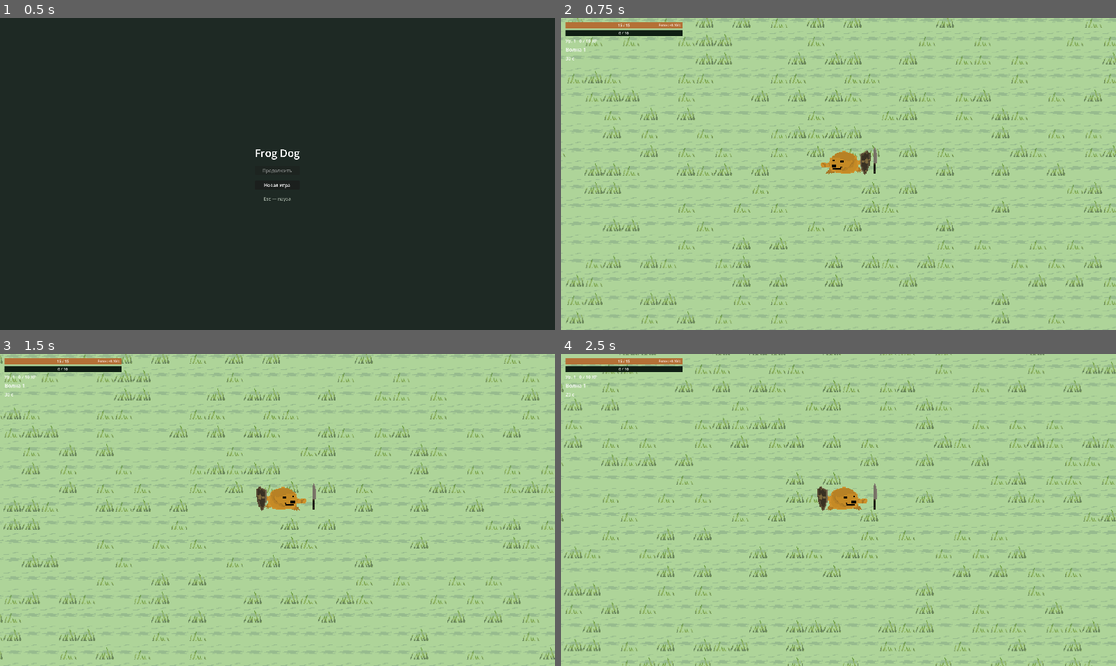
Above: before the commit, frames 1-4 (two rows, left to right).
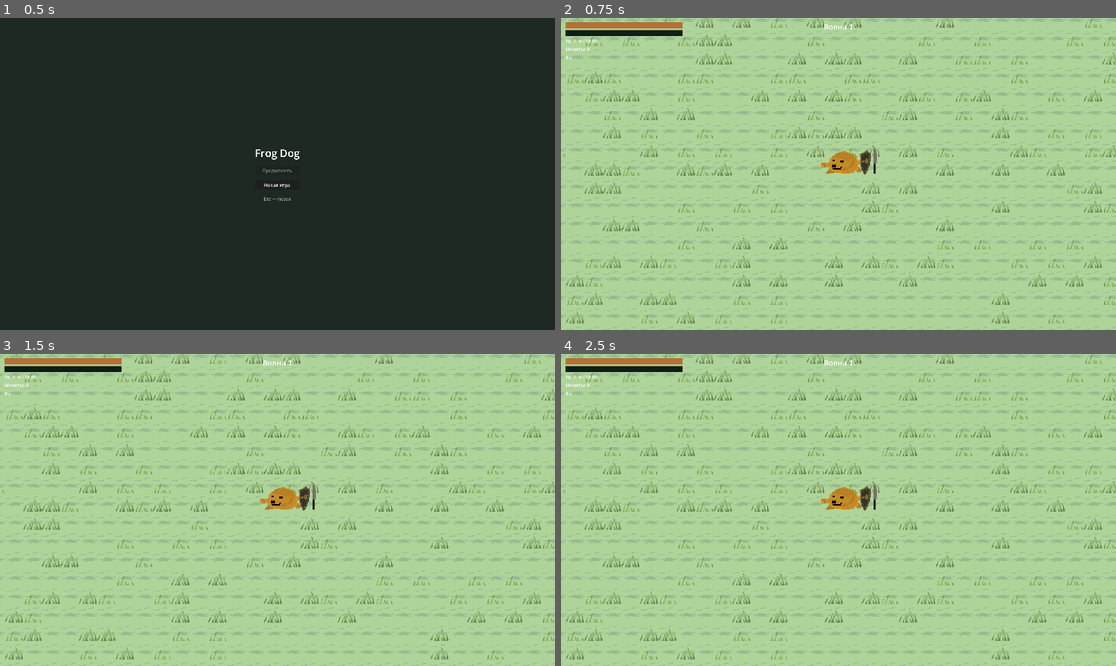
Above: after the commit, the same moments.

Repository: abobavchanel-droid/froge-doge
Game: Godot game, scene res://tscn/main.tscn
Two runs of this game, one before a commit and one after it. Both use one fixed random seed, a clock stepped at 60 frames per second and the inputs below.
Inputs:
- Up to frame 1 (0.5 s): no input
- Up to frame 2 (0.75 s): click "Новая игра" at 0.5 s
- Up to frame 3 (1.5 s): tap Enter at 1.25 s; hold D (move_right) from 1.28 s (still down)
- Up to frame 4 (2.5 s): release D (move_right) at 2.03 s; hold S (move_down) from 2.03 s (still down)

Frame 1 is identical in both runs. In frame 2, 0.1% of the frame differs, in the area x 0-53%, y 1-14%; in frame 3, 11%; in frame 4, 26%, in the area x 0-100%, y 0-100%.
Error after the commit: Invalid access to property or key 'item_bought' on a base object of type 'CanvasLayer'. (res://tscn/game_flow.gd:49)

Commit message:
feat: добавил магазин и монеты

Diff:
--- a/tscn/game.tscn
+++ b/tscn/game.tscn
@@ -6,6 +6,7 @@
 [ext_resource type="Script" uid="uid://pw1mjk2igtjy" path="res://tscn/game_flow.gd" id="5_flow"]
 [ext_resource type="Script" uid="uid://crpgryp3yjp6t" path="res://tscn/hud.gd" id="6_hud"]
 [ext_resource type="Script" uid="uid://di65guhyoyhwh" path="res://tscn/upgrade_ui.gd" id="7_upg"]
+[ext_resource type="Script" path="res://tscn/shop_ui.gd" id="8_shop"]
 [ext_resource type="Texture2D" uid="uid://b2s1hxjepm81d" path="res://assets/grass-sprite-list.png" id="8_1dydg"]
 [ext_resource type="Script" uid="uid://bqwgrwfqp3u2r" path="res://tscn/game_over_layer.gd" id="8_gov"]
 [ext_resource type="Texture2D" uid="uid://bfoad2hwvqnfy" path="res://assets/backgroud-sprite-list.png" id="10_obm4e"]
@@ -116,17 +117,30 @@
 theme_override_font_sizes/font_size = 15
 text = "Ур. 1   0 / 10 XP"
 
-[node name="WaveLabel" type="Label" parent="HUD/HUDRoot/VBox" unique_id=803017664]
-unique_name_in_owner = true
-layout_mode = 2
-theme_override_font_sizes/font_size = 18
-text = "Волна 1"
+[node name="CoinsLabel" type="Label" parent="HUD/HUDRoot/VBox" unique_id=915073664]
+unique_name_in_owner = true
+layout_mode = 2
+theme_override_font_sizes/font_size = 16
+text = "Монеты: 0"
 
 [node name="TimerLabel" type="Label" parent="HUD/HUDRoot/VBox" unique_id=558493202]
 unique_name_in_owner = true
 layout_mode = 2
 theme_override_font_sizes/font_size = 16
 text = "0 с"
+
+[node name="WaveTopLabel" type="Label" parent="HUD" unique_id=211460617]
+unique_name_in_owner = true
+anchors_preset = 10
+anchor_left = 0.5
+anchor_right = 0.5
+offset_left = -120.0
+offset_top = 12.0
+offset_right = 120.0
+offset_bottom = 44.0
+theme_override_font_sizes/font_size = 26
+text = "Волна 1"
+horizontal_alignment = 1
 
 [node name="UpgradeUI" type="CanvasLayer" parent="." unique_id=1140940501]
 layer = 70
@@ -183,6 +197,87 @@
 layout_mode = 2
 text = "…"
 
+[node name="ShopUI" type="CanvasLayer" parent="." unique_id=164939299]
+layer = 80
+visible = false
+script = ExtResource("8_shop")
+
+[node name="ShopDim" type="ColorRect" parent="ShopUI" unique_id=1401775649]
+anchors_preset = 15
+anchor_right = 1.0
+anchor_bottom = 1.0
+grow_horizontal = 2
+grow_vertical = 2
+color = Color(0.05, 0.07, 0.09, 0.84)
+
+[node name="ShopCenter" type="CenterContainer" parent="ShopUI" unique_id=123874123]
+anchors_preset = 15
+anchor_right = 1.0
+anchor_bottom = 1.0
+grow_horizontal = 2
+grow_vertical = 2
+
+[node name="ShopPanel" type="PanelContainer" parent="ShopUI/ShopCenter" unique_id=41599033]
+layout_mode = 2
+
+[node name="ShopVBox" type="VBoxContainer" parent="ShopUI/ShopCenter/ShopPanel" unique_id=110457212]
+layout_mode = 2
+theme_override_constants/separation = 10
+
+[node name="ShopTitle" type="Label" parent="ShopUI/ShopCenter/ShopPanel/ShopVBox" unique_id=12763144]
+unique_name_in_owner = true
+layout_mode = 2
+theme_override_font_sizes/font_size = 24
+text = "Магазин за монеты"
+horizontal_alignment = 1
+
+[node name="ShopCoins" type="Label" parent="ShopUI/ShopCenter/ShopPanel/ShopVBox" unique_id=12763145]
+unique_name_in_owner = true
+layout_mode = 2
+theme_override_font_sizes/font_size = 18
+text = "Монеты: 0"
+horizontal_alignment = 1
+
+[node name="ShopTier" type="Label" parent="ShopUI/ShopCenter/ShopPanel/ShopVBox" unique_id=12763146]
+unique_name_in_owner = true
+layout_mode = 2
+theme_override_font_sizes/font_size = 14
+text = "Ассортимент #1"
+horizontal_alignment = 1
+
+[node name="ShopButton1" type="Button" parent="ShopUI/ShopCenter/ShopPanel/ShopVBox" unique_id=12763147]
+unique_name_in_owner = true
+layout_mode = 2
+text = "..."
+
+[node name="ShopButton2" type="Button" parent="ShopUI/ShopCenter/ShopPanel/ShopVBox" unique_id=12763148]
+unique_name_in_owner = true
+layout_mode = 2
+text = "..."
+
+[node name="ShopButton3" type="Button" parent="ShopUI/ShopCenter/ShopPanel/ShopVBox" unique_id=12763149]
+unique_name_in_owner = true
+layout_mode = 2
+text = "..."
+
+[node name="ShopButton4" type="Button" parent="ShopUI/ShopCenter/ShopPanel/ShopVBox" unique_id=12763150]
+unique_name_in_owner = true
+layout_mode = 2
+text = "..."
+
+[node name="ShopDoneButton" type="Button" parent="ShopUI" unique_id=12763151]
+unique_name_in_owner = true
+anchors_preset = 3
+anchor_left = 1.0
+anchor_top = 1.0
+anchor_right = 1.0
+anchor_bottom = 1.0
+offset_left = -186.0
+offset_top = -72.0
+offset_right = -24.0
+offset_bottom = -24.0
+text = "Готово"
+
 [node name="GameOverLayer" type="CanvasLayer" parent="." unique_id=524006752]
 layer = 150
 visible = false
--- a/tscn/game_flow.gd
+++ b/tscn/game_flow.gd
@@ -10,6 +10,7 @@
 @onready var wall_layer: TileMapLayer = $"background-wall"
 @onready var hud: CanvasLayer = $HUD
 @onready var upgrade_ui: CanvasLayer = $UpgradeUI
+@onready var shop_ui = $ShopUI
 @onready var game_over_layer: CanvasLayer = $GameOverLayer
 
 var wave := 1
@@ -34,6 +35,8 @@
 var _spawn_rect := Rect2(120.0, 120.0, 4560.0, 2460.0)
 var _min_spawn_distance := 280.0
 var _autosave_accum := 0.0
+var coins := 0
+var shop_assortment_level := 0
 
 
 func _ready() -> void:
@@ -43,10 +46,13 @@
 	player.lives_changed.connect(hud.set_lives)
 	player.died.connect(_on_player_died)
 	upgrade_ui.upgrade_chosen.connect(_on_upgrade_chosen)
+	shop_ui.item_bought.connect(_on_shop_item_bought)
+	shop_ui.done_pressed.connect(_on_shop_done)
 	hud.set_lives(player.lives, player.max_lives)
 	hud.set_xp(xp, xp_needed, xp_level)
 	hud.set_wave_info(wave, wave_seconds_left)
 	hud.set_hp_regen(player.hp_regen_per_sec)
+	hud.set_coins(coins)
 	var loaded: bool = _load_progress()
 	if loaded:
 		phase = "wave"
@@ -58,6 +64,7 @@
 func add_xp(amount: int) -> void:
 	if amount <= 0 or phase != "wave":
 		return
+	coins += amount * 2
 	xp += amount
 	while xp >= xp_needed:
 		xp -= xp_needed
@@ -65,6 +72,7 @@
 		level_ups_this_wave += 1
 		xp_needed = _next_xp_needed(xp_level, xp_needed)
 	hud.set_xp(xp, xp_needed, xp_level)
+	hud.set_coins(coins)
 
 
 func spawn_xp_pickup(at: Vector2, amount: int) -> void:
@@ -122,7 +130,7 @@
 	if _upgrade_picks_left > 0:
 		_open_next_upgrade_panel()
 	else:
-		_end_shop_phase()
+		_open_coin_shop()
 
 
 func _open_next_upgrade_panel() -> void:
@@ -138,15 +146,17 @@
 	else:
 		player.apply_upgrade(id, upg_power)
 	hud.set_hp_regen(player.hp_regen_per_sec)
+	hud.set_coins(coins)
 	_upgrade_picks_left -= 1
 	_current_pick_index += 1
 	if _upgrade_picks_left > 0:
 		_open_next_upgrade_panel()
 	else:
-		_end_shop_phase()
+		_open_coin_shop()
 
 
 func _end_shop_phase() -> void:
+	shop_ui.close_shop()
 	get_tree().paused = false
 	wave += 1
 	_save_progress()
@@ -241,6 +251,8 @@
 		"enemy_slow_mult": enemy_slow_mult,
 		"phase": phase,
 		"wave_seconds_left": wave_seconds_left,
+		"coins": coins,
+		"shop_assortment_level": shop_assortment_level,
 		"player_position": [player.global_position.x, player.global_position.y],
 		"player_lives": player.lives,
 		"player_max_lives": player.max_lives,
@@ -277,6 +289,8 @@
 	enemy_slow_mult = float(data.get("enemy_slow_mult", enemy_slow_mult))
 	phase = String(data.get("phase", phase))
 	wave_seconds_left = float(data.get("wave_seconds_left", 0.0))
+	coins = int(data.get("coins", coins))
+	shop_assortment_level = int(data.get("shop_assortment_level", shop_assortment_level))
 
 	var arr: Variant = data.get("player_position", [player.global_position.x, player.global_position.y])
 	if arr is Array and arr.size() >= 2:
@@ -296,6 +310,7 @@
 	hud.set_xp(xp, xp_needed, xp_level)
 	hud.set_wave_info(wave, wave_seconds_left)
 	hud.set_hp_regen(player.hp_regen_per_sec)
+	hud.set_coins(coins)
 	return true
 
 
@@ -343,3 +358,30 @@
 
 func _enemy_xp_reward_for_wave() -> int:
 	return 3 + int((wave - 1) * 1.35)
+
+
+func _open_coin_shop() -> void:
+	phase = "shop"
+	shop_ui.open_shop(coins, shop_assortment_level)
+
+
+func _on_shop_item_bought(id: String, cost: int) -> void:
+	if cost <= 0 or coins < cost:
+		shop_ui.open_shop(coins, shop_assortment_level)
+		return
+	coins -= cost
+	var upg_power := _upgrade_power_scale()
+	if id == "spawn_slow":
+		spawn_interval_mult *= (1.12 + 0.03 * upg_power)
+	elif id == "enemy_slow":
+		enemy_slow_mult *= (0.93 - 0.02 * minf(1.0, (upg_power - 1.0) / 3.0))
+	else:
+		player.apply_upgrade(id, upg_power)
+	shop_assortment_level += 1
+	hud.set_hp_regen(player.hp_regen_per_sec)
+	hud.set_coins(coins)
+	shop_ui.open_shop(coins, shop_assortment_level)
+
+
+func _on_shop_done() -> void:
+	_end_shop_phase()
--- a/tscn/hud.gd
+++ b/tscn/hud.gd
@@ -3,7 +3,8 @@
 @onready var _lives_bar: ProgressBar = %LivesBar
 @onready var _xp_bar: ProgressBar = %XPBar
 @onready var _xp_label: Label = %XPLabel
-@onready var _wave_label: Label = %WaveLabel
+@onready var _wave_label: Label = %WaveTopLabel
+@onready var _coins_label: Label = %CoinsLabel
 @onready var _timer_label: Label = %TimerLabel
 
 var _lives_value_label: Label
@@ -56,6 +57,10 @@
 func set_wave_info(wave_num: int, seconds_left: float) -> void:
 	_wave_label.text = "Волна %d" % wave_num
 	_timer_label.text = "%d с" % maxi(0, int(ceil(seconds_left)))
+
+
+func set_coins(amount: int) -> void:
+	_coins_label.text = "Монеты: %d" % maxi(0, amount)
 
 
 func set_hp_regen(regen_per_sec: float) -> void:
